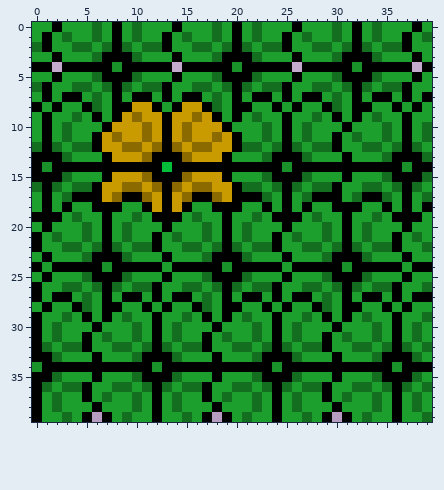
Pixel-art sprite -- SBJ/img/sprites/Reward/collect_first_golden_shamrock.png. The picture above was drawn from the file before the commit.
The file is 40x40 pixels.
After the commit:
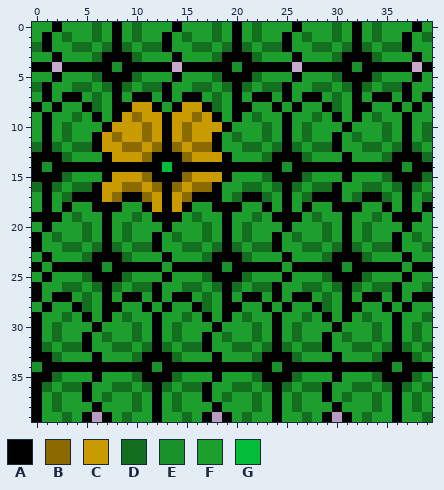
Palette (. is transparent): A #000000  B #8b6b00  C #c99b00  D #136e1f  E #199229  F #1c9f2d  G #04bd38
The author wrote: changed star and first collected shamrock pictures
The edit:
The edit turns colour B into colour A in row 11 at x 18; in row 17 at x 18.
The edit turns colour C into colour A in row 12 at x 18; in row 16 at x 18.
The edit turns colour A into colour D in row 11 at x 20; in row 17 at x 20.
The edit turns colour A into colour F in row 12 at x 20; in row 16 at x 20.
The edit turns colour C into colour F in rows 11 to 12 at x 19; in rows 16 to 17 at x 19.
Changed places in both pictures, as pixel boxes (x1, y1, x2, y2):
changed: (212, 132, 242, 202)
